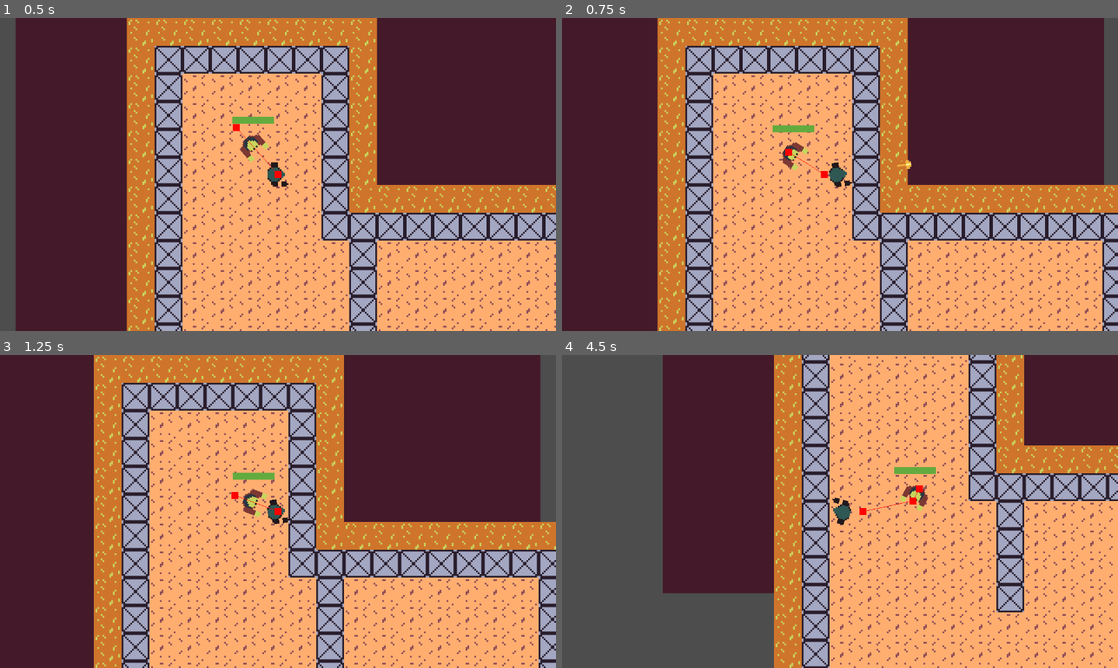
Above: before the commit, frames 1-4 (two rows, left to right).
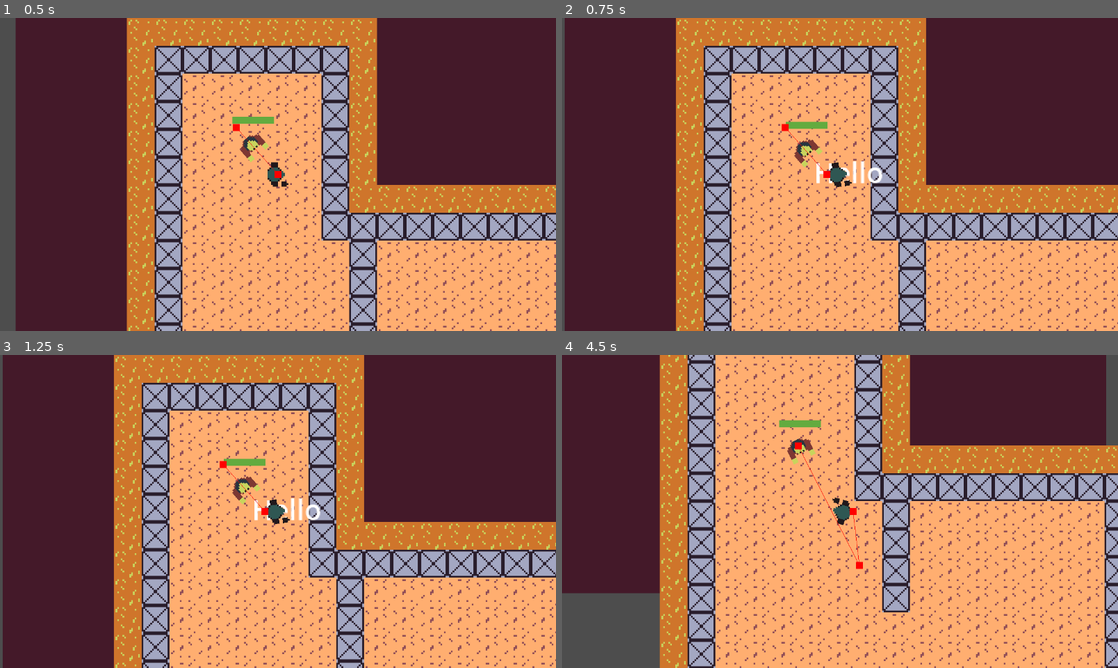
Above: after the commit, the same moments.

Repository: pjz987/repurposed
Game: Godot game, scene res://room.tscn
The game is run twice, just before and just after one commit, with the same random seed, the same clock (stepped at 60 frames per second) and the same inputs.
Inputs (mouse positions are in pixels of both pictures, inside the frame that each line leads up to):
- Up to frame 1 (0.5 s): no input
- Up to frame 2 (0.75 s): move the mouse to (962, 158) at 0.52 s; hold Right (ui_right) from 0.53 s (still down); tap Space (SPACE, bound only after the commit) at 0.6 s; click (962, 158) at 0.67 s
- Up to frame 3 (1.25 s): keep holding Right (ui_right)
- Up to frame 4 (4.5 s): move the mouse to (728, 527) at 1.27 s; release Right (ui_right) at 1.28 s; hold Down (ui_down) 1.28-2.03 s; tap Space (SPACE, bound only after the commit) every 0.75 s from 1.35 to 4.35 s; move the mouse to (895, 442) at 2.02 s; hold Right (ui_right) 2.03-2.78 s; move the mouse to (812, 574) at 2.77 s; hold Up (ui_up) 2.78-3.53 s; click (812, 574) at 2.92 s; move the mouse to (1006, 558) at 3.52 s; hold Left (ui_left) from 3.53 s (still down); move the mouse to (673, 464) at 4.27 s

Frame 1 is identical in both runs. In frame 2, 30% of the frame differs, in the area x 0-100%, y 0-100%; in frame 3, 32%; in frame 4, 68%.

Commit message:
added globals file and spacebar pause button

Diff:
--- a/Player.tscn
+++ b/Player.tscn
@@ -1,7 +1,9 @@
-[gd_scene load_steps=5 format=3 uid="uid://ixs0qr8l5iry"]
+[gd_scene load_steps=7 format=3 uid="uid://ixs0qr8l5iry"]
 
 [ext_resource type="Script" uid="uid://bcy21tomkwjjs" path="res://player.gd" id="1_kpjcp"]
 [ext_resource type="Texture2D" uid="uid://y8a3qveyy1tj" path="res://art/hero.png" id="2_kpjcp"]
+[ext_resource type="Script" uid="uid://g13lo5tr4wl" path="res://pause_screen.gd" id="3_e80uo"]
+[ext_resource type="PackedScene" uid="uid://biy53dtwvvyuh" path="res://pause_screen.tscn" id="3_kne1u"]
 
 [sub_resource type="CircleShape2D" id="CircleShape2D_e80uo"]
 radius = 6.0827627
@@ -23,6 +25,17 @@
 
 [node name="Camera2D" type="Camera2D" parent="."]
 
+[node name="PauseScreen" type="Node2D" parent="Camera2D"]
+process_mode = 3
+visible = false
+script = ExtResource("3_e80uo")
+
+[node name="Label" parent="Camera2D/PauseScreen" instance=ExtResource("3_kne1u")]
+offset_left = -15.0
+offset_top = -13.0
+offset_right = 49.0
+offset_bottom = 49.0
+
 [node name="Hurtbox" type="Area2D" parent="."]
 collision_layer = 64
 collision_mask = 128
--- a/enemy.gd
+++ b/enemy.gd
@@ -37,7 +37,7 @@
 
 
 func _on_timer_timeout() -> void:
-	if $NavigationAgent2D.target_position != Goal.global_position:
+	if Globals.hero_alive and $NavigationAgent2D.target_position != Goal.global_position:
 		$NavigationAgent2D.target_position = Goal.global_position
 	$Timer.start()
 
--- /dev/null
+++ b/globals.gd
@@ -0,0 +1,23 @@
+extends Node
+
+var hero_alive: bool = true
+var metal: int = 100
+var oil: int = 50
+
+enum Equipped {
+	FISTS,
+	BEGINNING_GUN,
+}
+
+var active_gun := Equipped.BEGINNING_GUN
+
+var item_costs: Dictionary = {
+	# [metal cost, oil cost]
+	Equipped.FISTS: [0, 0],
+	Equipped.BEGINNING_GUN: [10, 5],
+}
+
+var display_names: Dictionary = {
+	Equipped.FISTS: "Fists",
+	Equipped.BEGINNING_GUN: "Beginning Gun",
+}
--- /dev/null
+++ b/pause_screen.gd
@@ -0,0 +1,12 @@
+extends Node2D
+
+
+
+func _process(delta: float) -> void:
+	if Input.is_action_just_pressed("SPACE"):
+		visible = not visible
+		if visible:
+			global_rotation = 0
+			get_tree().paused = true
+		else:
+			get_tree().paused = false
--- /dev/null
+++ b/pause_screen.tscn
@@ -0,0 +1,20 @@
+[gd_scene load_steps=2 format=3 uid="uid://biy53dtwvvyuh"]
+
+[sub_resource type="CanvasItemMaterial" id="CanvasItemMaterial_ka7wq"]
+
+[node name="PauseScreen" type="Control"]
+process_mode = 3
+z_index = -1
+material = SubResource("CanvasItemMaterial_ka7wq")
+layout_mode = 3
+anchors_preset = 0
+offset_left = 112.0
+offset_top = 90.0
+offset_right = 176.0
+offset_bottom = 152.0
+
+[node name="Label" type="Label" parent="."]
+layout_mode = 0
+offset_right = 40.0
+offset_bottom = 23.0
+text = "Hello"
--- a/player.gd
+++ b/player.gd
@@ -74,6 +74,7 @@
 
 func die():
 	print("player died")
+	Globals.hero_alive = false
 	queue_free()
 
 func check_for_attack():
@@ -82,5 +83,5 @@
 			health -= 1
 			print("took damage")
 			invincible = true
-			await get_tree().create_timer(1.0).timeout
+			await get_tree().create_timer(invincibility_timeout).timeout
 			invincible = false
--- a/project.godot
+++ b/project.godot
@@ -18,6 +18,7 @@
 [autoload]
 
 MasterAudio="*res://audio/master_audio.tscn"
+Globals="*res://globals.gd"
 
 [display]
 
@@ -66,6 +67,11 @@
 "events": [Object(InputEventMouseButton,"resource_local_to_scene":false,"resource_name":"","device":-1,"window_id":0,"a …(253 unchanged characters)…
 ]
 }
+SPACE={
+"deadzone": 0.2,
+"events": [Object(InputEventKey,"resource_local_to_scene":false,"resource_name":"","device":-1,"window_id":0,"alt_pressed":false,"shift_pressed":false,"ctrl_pressed":false,"meta_pressed":false,"pressed":false,"keycode":0,"physical_keycode":32,"key_label":0,"unicode":32,"location":0,"echo":false,"script":null)
+]
+}
 
 [layer_names]
 
Not shown, added: globals.gd.uid
Not shown, added: pause_screen.gd.uid
